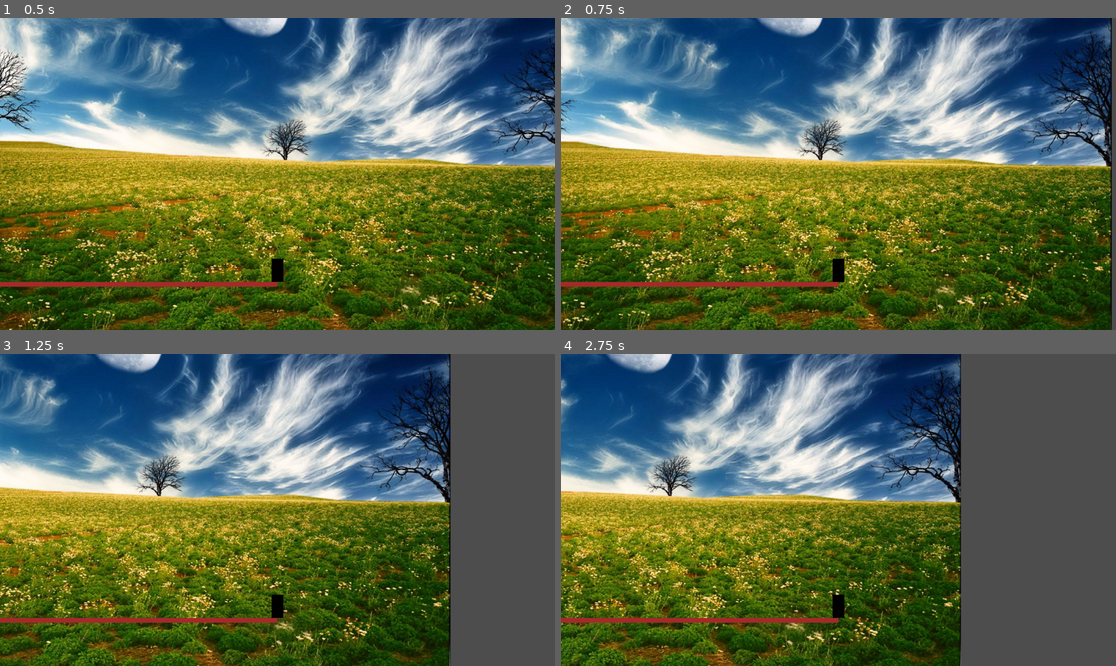
Above: before the commit, frames 1-4 (two rows, left to right).
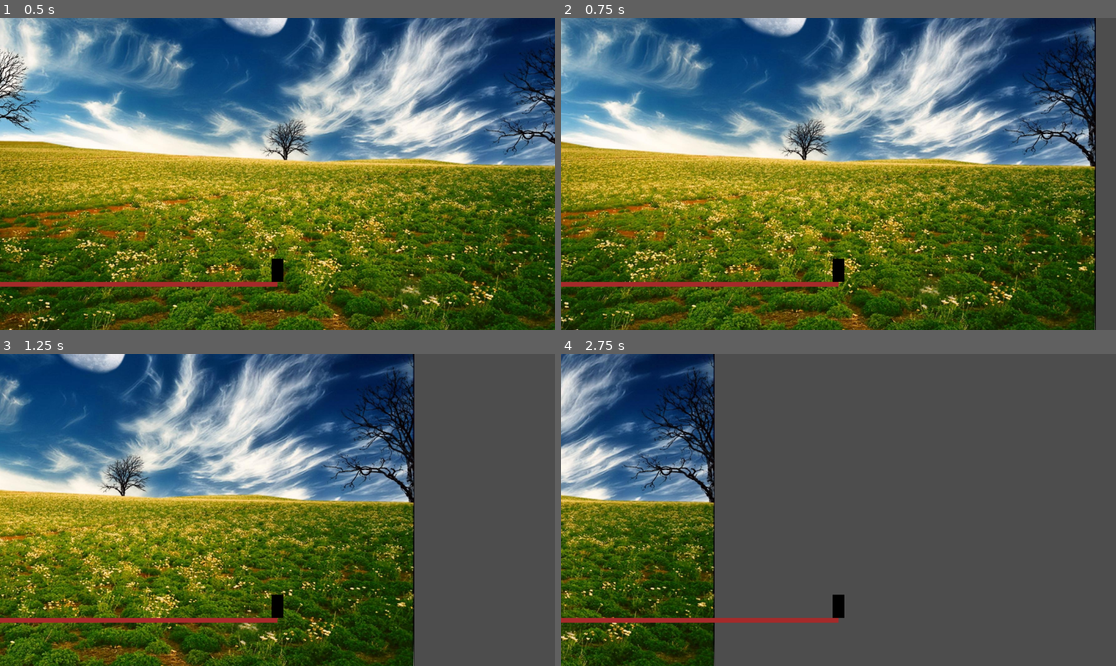
Above: after the commit, the same moments.

Repository: Darr3n2GG/2D-Platformer-Player-Template-WIP
Game: Godot game, scene res://src/scenes/test.tscn
Same seed, same stepped clock (60 frames per second), same inputs: the game is played once before the commit and once after it. The project has no main scene, so this scene is started directly.
Inputs:
- Up to frame 1 (0.5 s): no input
- Up to frame 2 (0.75 s): tap Enter at 0.5 s; hold D (move_right) from 0.53 s (still down)
- Up to frame 3 (1.25 s): keep holding D (move_right)
- Up to frame 4 (2.75 s): release D (move_right) at 2.03 s; hold A (move_left) from 2.03 s (still down)

Frame 1 is identical in both runs. In frame 2, 57% of the frame differs, in the area x 0-100%, y 0-100%; in frame 3, 54%; in frame 4, 66%, in the area x 0-73%, y 0-100%.

Commit message:
tweaked player script

Diff:
--- a/src/game_objects/Player/player.gd
+++ b/src/game_objects/Player/player.gd
@@ -10,12 +10,23 @@
 var acceleration: float
 var time_passed: int
 var offset: float
+var current_direction: float
 var gravity = ProjectSettings.get_setting("physics/2d/default_gravity")
+
+@onready var ticks = accel_time * 60
 
 
 func _physics_process(delta: float) -> void:
 	update_acceleration(delta)
 	move()
+
+	if acceleration != 0.0:
+		print("acceleration: " + str(acceleration))
+		print("offset: " + str(offset))
+		print("time_passed: " + str(time_passed))
+		print("velocity: " + str(velocity.x))
+		print("current_direction: " + str(current_direction))
+		print("\n")
 
 	if not is_on_floor():
 		velocity.y += gravity * delta
@@ -25,52 +36,42 @@
 func move() -> void:
 	if accel_type == accel_types.ZERO or accel_type == accel_types.CONSTANT:
 		velocity.x = move_toward(velocity.x, max_speed * get_direction(), acceleration)
-	elif accel_type == accel_types.INCREASING:
-		velocity.x = move_toward(velocity.x, max_speed * get_direction(), acceleration) + offset * get_direction()
-	elif accel_type == accel_types.DECREASING:
+	elif accel_type == accel_types.INCREASING or accel_type == accel_types.DECREASING:
 		velocity.x = move_toward(velocity.x, max_speed * get_direction(), acceleration + offset)
-	if acceleration != 0.0:
-		print("velocity: " + str(velocity.x))
-		print("\n")
 
 
 func update_acceleration(_delta: float) -> void:
-	var t := accel_time * 60
+	if accel_type == accel_types.DECREASING or accel_type == accel_types.INCREASING:
+		if current_direction == 0.0:
+			current_direction = get_direction()
 
-	if accel_type == accel_types.INCREASING:
-		if time_passed < t and get_direction():
+		if time_passed < ticks and get_direction():
 			time_passed += 1
 		elif time_passed > 0 and not get_direction():
 			time_passed -= 1
 
-		time_passed = clampi(time_passed, 0, t)
+		time_passed = clamp(time_passed, 0, ticks)
 
 	if accel_type == accel_types.ZERO and accel_time == 0.0:
 		acceleration = max_speed
 	elif accel_type == accel_types.CONSTANT and accel_time > 0.0:
 		acceleration = max_speed / accel_time * _delta
 	elif accel_type == accel_types.INCREASING:
-		acceleration = 2 * max_speed / (t * t) * time_passed
-		offset = -1 * time_passed * max_speed / (t * t)
+		acceleration = 2 * max_speed / (ticks * ticks) * time_passed
+		if get_direction():
+			offset = -1 * max_speed / (ticks * ticks)
+		else:
+			offset = max_speed / (ticks * ticks)
 	elif accel_type == accel_types.DECREASING:
-		acceleration = (2 * max_speed / t) - (2 * max_speed / (t * t)) * time_passed
-		offset = time_passed * max_speed / (t * t)
-
-	if accel_type == accel_types.DECREASING:
-		if time_passed < t and get_direction():
-			time_passed += 1
-		elif time_passed > 0 and not get_direction():
-			time_passed -= 1
-
-		time_passed = clampi(time_passed, 0, t)
+		acceleration = (2 * max_speed / ticks) - (2 * max_speed / (ticks * ticks)) * time_passed
+		if get_direction():
+			offset = max_speed / (ticks * ticks)
+		else:
+			offset = -1 * max_speed / (ticks * ticks)
 
 	if not get_direction() and velocity.x == 0.0:
 		acceleration = 0.0
 
-	if acceleration != 0.0:
-		print("acceleration: " + str(acceleration))
-		print("offset: " + str(offset))
-		print("time_passed: " + str(time_passed))
 
 func get_direction() -> float:
 	return Input.get_axis("move_left", "move_right")
--- a/src/scenes/test.tscn
+++ b/src/scenes/test.tscn
@@ -23,7 +23,7 @@
 scale = Vector2(1.5, 1.5)
 script = ExtResource("2_1wpl3")
 accel_time = 0.1
-accel_type = 2
+accel_type = 3
 
 [node name="Camera2D" type="Camera2D" parent="Player"]
 offset = Vector2(0, -200)
